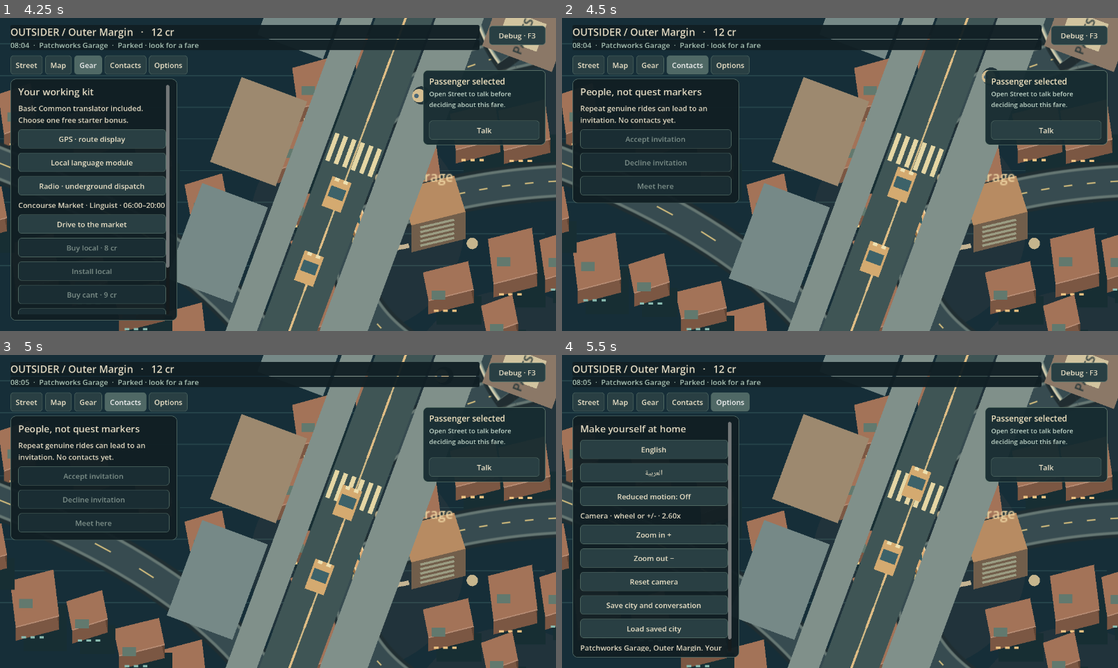
Above: before the commit, frames 1-4 (two rows, left to right).
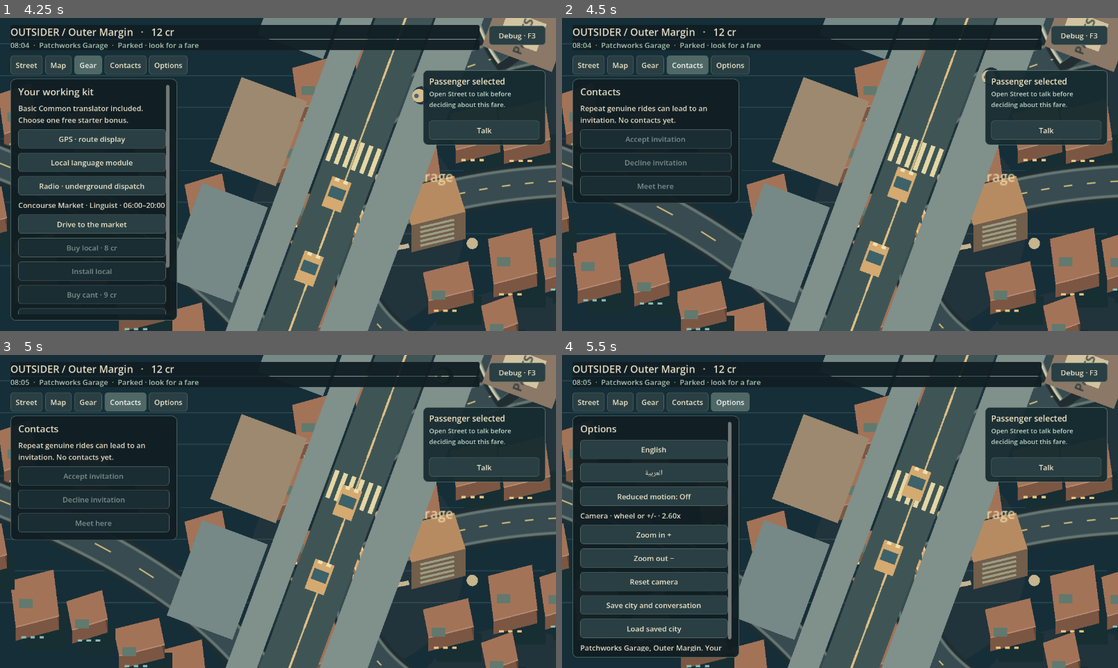
Above: after the commit, the same moments.

Repository: MohamedXIV/outsider-driver-2d
Game: Godot game, scene res://scenes/sandbox.tscn
Same seed, same stepped clock (60 frames per second), same inputs: the game is played once before the commit and once after it.
Inputs:
- Up to frame 1 (4.25 s): click "Debug · F3" at 0.5 s; click "Player · F3" at 1.25 s; click "Street" at 2 s; click "Map" at 2.75 s; click "Gear" at 3.5 s
- Up to frame 2 (4.5 s): click "Contacts" at 4.25 s
- Up to frame 3 (5 s): no input
- Up to frame 4 (5.5 s): click "Options" at 5 s

Frame 1 is identical in both runs. In frame 2, 0.2% of the frame differs, in the area x 3-26%, y 22-26%; in frame 3, 0.2%; in frame 4, 0.2%.

Commit message:
UI: remove narrator-like placeholder copy; restore original passenger/world design contracts (#50)

Diff:
--- a/scripts/sandbox/sandbox_player_guidance.gd
+++ b/scripts/sandbox/sandbox_player_guidance.gd
@@ -66,8 +66,8 @@
 	var ar: bool=locale=="ar"
 	if world.rider_initiative.get("status","")=="pending":
 		return {"title":"الراكب يتحدث" if ar else "Passenger speaking",
-			"detail":"لدى الراكب سؤال. افتح الشارع لتقرر هل ترد." if ar
-				else "Your passenger has a question. Open Street to choose a response.",
+			"detail":"الرد من الشارع" if ar
+				else "Reply in Street",
 			"tab":"requests","action":"افتح الشارع" if ar else "Open Street"}
 	if in_conversation:
 		return {"title":"حوار مع الراكب" if ar else "Passenger conversation",
@@ -93,17 +93,17 @@
 				else "Open Street to talk before deciding about this fare.",
 			"tab":"requests","action":"تحدث" if ar else "Talk"}
 	if world.starter_device.is_empty():
-		return {"title":"بداية ورديتك" if ar else "Your first shift",
-			"detail":"اختر إضافة البداية المجانية من الأجهزة، أو ابحث عن راكب." if ar
-				else "Choose your free starter in Gear, or find a passenger on Street.",
+		return {"title":"تجهيزات البداية" if ar else "Starter equipment",
+			"detail":"ملاحة، اللغة المحلية أو الراديو" if ar
+				else "GPS, Local module or radio",
 			"tab":"gear","action":"افتح الأجهزة" if ar else "Choose starter"}
 	for offer in world.open_offers():
 		if offer.get("origin","")==world.player_district:
-			return {"title":"ركاب قريبون" if ar else "Passengers nearby",
+			return {"title":"طلبات متاحة" if ar else "Available fares",
 				"detail":"اختر طلبًا في الشارع لبدء الحديث." if ar
 					else "Choose a Street request to start a conversation.",
 				"tab":"requests","action":"افتح الطلبات" if ar else "See requests"}
-	return {"title":"الشارع هادئ" if ar else "A quiet street",
+	return {"title":"لا توجد طلبات هنا" if ar else "No nearby fares",
 		"detail":"انتظر قليلًا أو افتح الخريطة للبحث عن موقف آخر." if ar
 			else "Wait a little, or use Map to find another taxi stop.",
 		"tab":"requests","action":"افتح الشارع" if ar else "Open Street"}
--- a/scripts/sandbox/sandbox_player_ui.gd
+++ b/scripts/sandbox/sandbox_player_ui.gd
@@ -206,29 +206,24 @@
 		call_deferred("_publish")
 		return
 	if conversation!=null and tab=="requests":
-		_label(trp("In the passenger seat","في مقعد الراكب"),true)
+		_label(trp("Passenger","الراكب"),true)
 		var line: Label=_label(controller._dialogue_text.text)
 		if not conversation.understood() or controller._reveal_pending:
 			line.add_theme_font_override("font",load(SandboxLanguagePresentation.native_font_path(conversation.spoken_language(world))))
 		# A full-width conversation line takes precedence over ambient filler
 		# in the compact bottom sheet: keep response controls close to speech.
-		if area.x>=600:
-			_label(trp("The city keeps moving while you read.","تستمر المدينة في الحركة أثناء القراءة."))
 		var choices: Array=conversation.current_frame().get("choices",[])
 		for i in range(choices.size()): _button("choice_%d"%i,SandboxLanguagePresentation.localized_choice(str(choices[i]),locale),_choose.bind(i))
 		if conversation.phase=="pickup" and not controller._request_common.disabled: _button("common",trp("Ask for Common","اطلب اللغة المشتركة"),_call.bind("_on_ask_common"))
 		if controller._ask_rumor.visible: _button("rumor",trp("Ask about local news","اسأل عن أخبار الحي"),_call.bind("_on_ask_rumor"))
 	elif tab=="requests":
 		if world.is_travelling():
-			if area.x>=600:
-				_label(trp("A city between destinations","مدينة بين وجهتين"),true)
-				_label(trp("Your taxi is following the selected roads. Open the map to inspect your route.","تتبع سيارتك الطرق المختارة. افتح الخريطة لمراجعة المسار."))
 			if not world.active_offer_id.is_empty():
 				var fare: Dictionary=world.offer_by_id(world.active_offer_id)
 				_label("%s  ·  %d cr"%[place(str(fare["destination"])),fare["fare"]])
 				var prompt: Dictionary=world.rider_initiative
 				if prompt.get("status","")=="pending":
-					_label(trp("Your passenger speaks first","الراكب يبدأ الحديث"),true)
+					_label(trp("Passenger message","رسالة الراكب"),true)
 					var question_label: Label=_label(SandboxRiderInitiative.question(world,locale))
 					if not SandboxRiderInitiative.understood(world):
 						var rider_speaker: Dictionary=world.resident(str(prompt.get("npc_id","")))
@@ -317,7 +312,7 @@
 		_button("ar_wear",trp("Remove eyewear","اخلع النظارة") if world.ar_equipped else trp("Wear eyewear","ارتدِ النظارة"),_call.bind("_on_wear_ar"),not world.ar_owned)
 		if world.ar_equipped and not controller._ar_note.is_empty(): _label(str(controller._ar_note.get("text",""))+"\n"+trp("Source: ","المصدر: ")+str(controller._ar_note.get("source","")))
 	elif tab=="contacts":
-		_label(trp("People, not quest markers","أناس تعرفهم"),true)
+		_label(trp("Contacts","المعارف"),true)
 		_label(controller._meeting_info.text)
 		for meeting in world.meetings:
 			_button("meeting_"+str(meeting["id"]),trp("Resident ","المقيم ")+str(meeting["npc_id"]).trim_prefix("npc:")+" · "+str(meeting["status"]),_select_meeting.bind(str(meeting["id"])))
@@ -330,7 +325,7 @@
 			for i in range(meeting_choices.size()):
 				_button("meeting_choice_"+str(i),str(meeting_choices[i]),controller._on_meeting_choice.bind(i))
 	elif tab=="settings":
-		_label(trp("Make yourself at home","خياراتك"),true)
+		_label(trp("Options","الخيارات"),true)
 		_button("english","English",controller._on_language_locale.bind("en"))
 		_button("arabic","العربية",controller._on_language_locale.bind("ar")).add_theme_font_override("font",_arabic_font)
 		_button("motion",trp("Reduced motion: ","تقليل الحركة: ")+(trp("On","مفعّل") if controller._reduced_motion else trp("Off","متوقف")),controller._on_reduced_motion.bind(not controller._reduced_motion))
Not shown, added: docs/PLAYER_PRESENTATION_DNA.md
